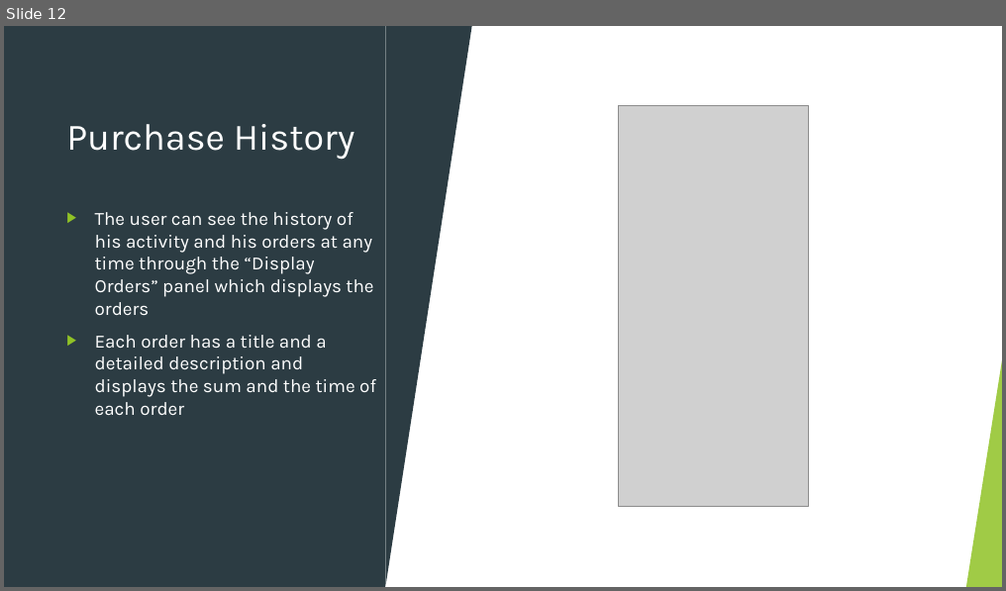
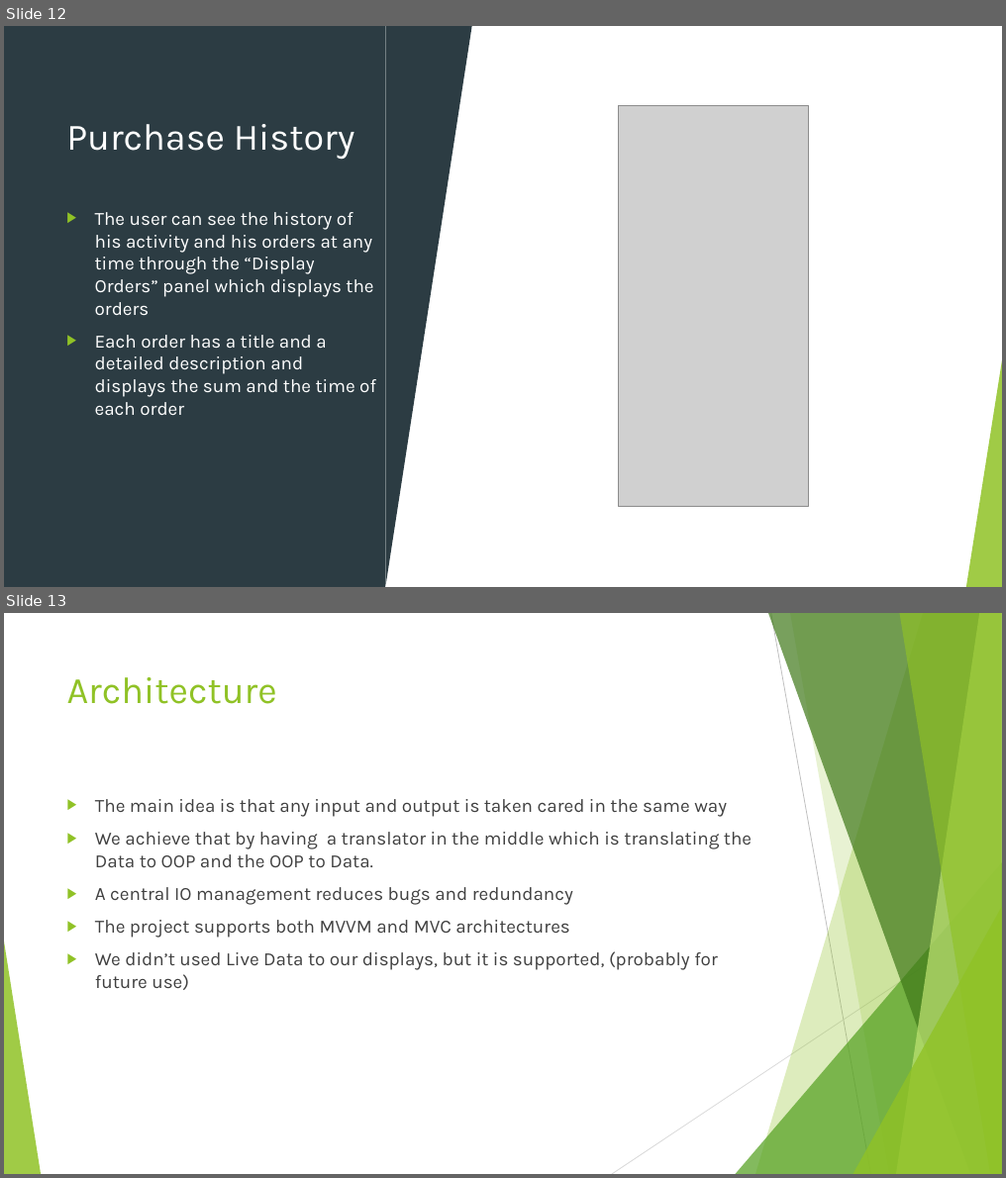
Before and after one commit to Exarchias/shoppingApplication, a slide deck: materials for presentations etc/Shopping App Presentation.odp. Shown one above the other, each under a label of ours: slide 12 before the commit, slides 12 and 13 after it. The pictures are 1006x591 and 1006x1178 pixels, drawn with LibreOffice and Linux fonts; fonts in the diff are those of the drawing; grey boxes stand for pictures. Boxes give left, top, right and bottom in pixels: in the first picture for what was removed or moved away, otherwise in the second. Text is boxed around its words. In the diff, an @@ line names an element or a change of style, - is before the commit and + after.

```diff
--- a/materials for presentations etc/Shopping App Presentation.odp
+++ b/materials for presentations etc/Shopping App Presentation.odp
@@ slide 13 added at (4,613,1002,1174), background #FFFFFF; not listed: 10 template elements that a slide beside it also shows @@
@@ title added at (67,677,277,704), 36 pt, text #90C226 @@
+Architecture
@@ text added at (95,799,751,990), 18 pt, text #404040 @@
+▶ The main idea is that any input and output is taken cared in the same way
+▶ We achieve that by having a translator in the middle which is translating the Data to OOP and the OOP to Data.
+▶ A central IO management reduces bugs and redundancy
+▶ The project supports both MVVM and MVC architectures
+▶ We didn’t used Live Data to our displays, but it is supported, (probably for future use)
```
Also in this commit, not shown: 1 slide changed, 2 other slides added, 3 slides removed.
